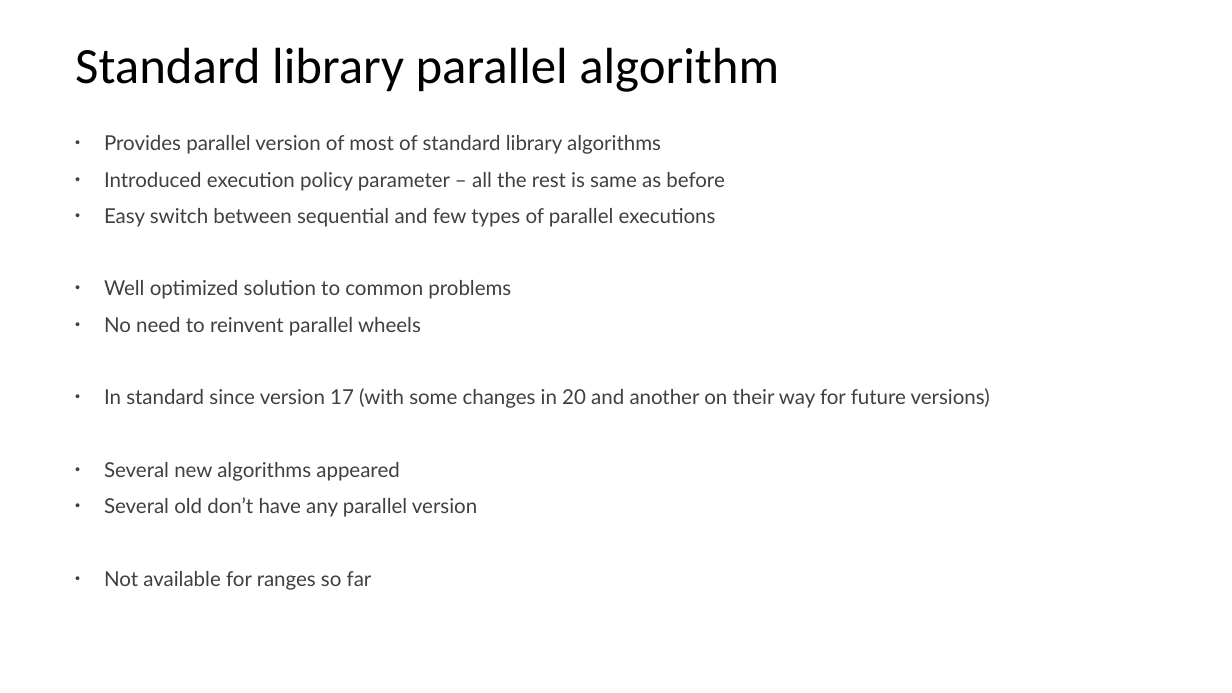
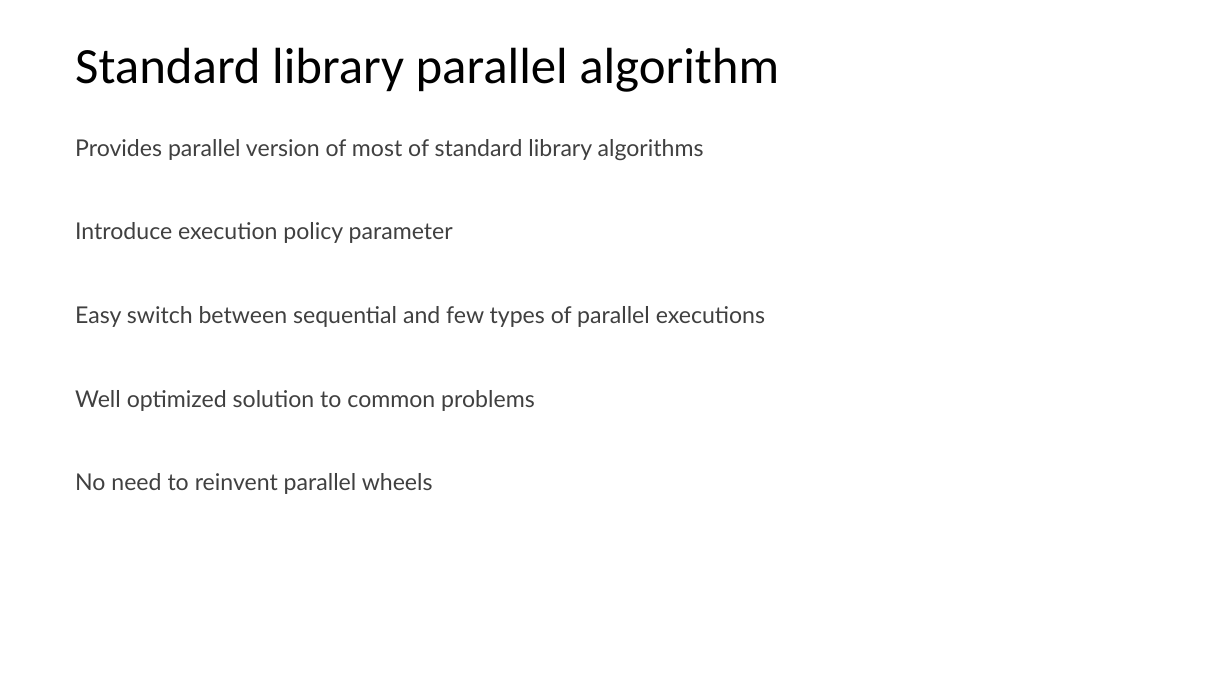
Before and after one commit to EmptySquareBubble/StoriesFromAParallelUniverse-, a slide deck: slide 4 of stories_from_a_paralel_universe.pptx. Drawn at 1232x693 pixels with LibreOffice and Linux fonts; fonts in the diff are those of the drawing. Boxes give left, top, right and bottom in pixels: in the first picture for what was removed or moved away, otherwise in the second. Text is boxed around its words. In the diff, an @@ line names an element or a change of style, - is before the commit and + after.

```diff
--- a/stories_from_a_paralel_universe.pptx
+++ b/stories_from_a_paralel_universe.pptx
@@ text at bbox=[75, 139, 765, 494]: size 16 to 18 pt in "Provides parallel version of most of standard ...", "Easy switch between sequential and few types ...", "Well optimized solution to common problems", "No need to reinvent parallel wheels"; bullet • to none; line spacing 0.9 to 1 @@
@@ text at bbox=[75, 222, 453, 243]: text changed; size 16 to 18 pt @@
-  • Introduced execution policy parameter – all the rest is same as before
+  Introduce execution policy parameter
@@ text at bbox=[104, 388, 990, 590]: paragraphs removed @@
-  • In standard since version 17 (with some changes in 20 and another on their way for future versions)
-  • Several new algorithms appeared
-  • Several old don’t have any parallel version
-  • Not available for ranges so far
```
Also in this commit, not shown: 8 other slides changed, 4 slides added.
